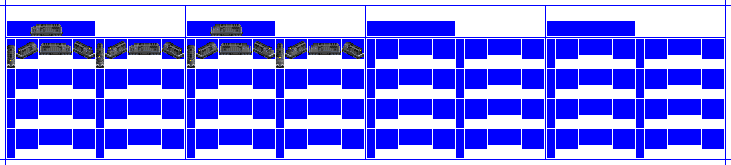
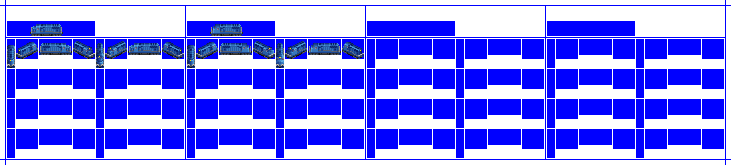
Layers edited between the first and the second 731px x 165px image:
hid "Black" over [7, 24, 364, 68]
